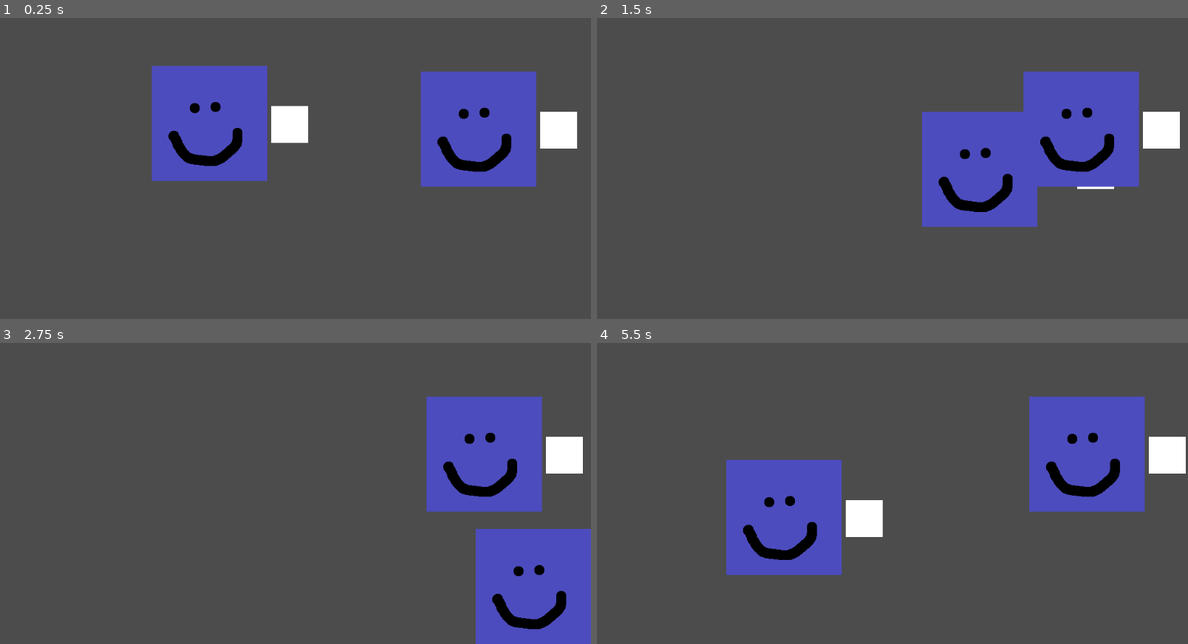
Above: before the commit, frames 1-4 (two rows, left to right).
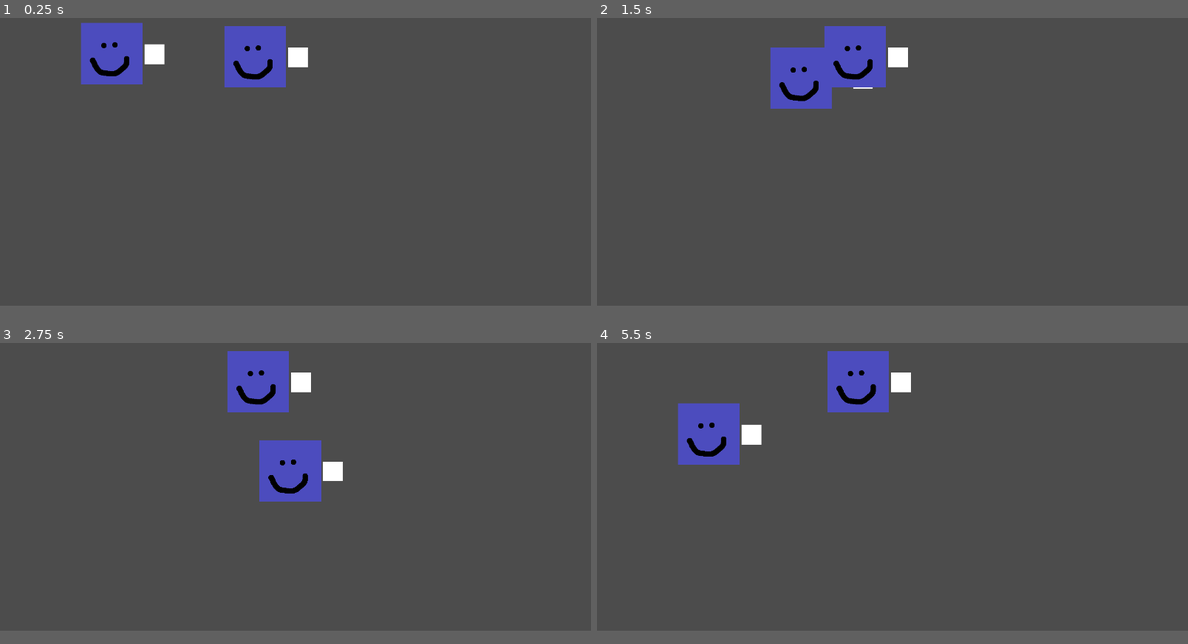
Above: after the commit, the same moments.

Repository: sadikuar/ringout
Game: Godot game, scene res://Ring.tscn
The game is run twice, just before and just after one commit, with the same random seed, the same clock (stepped at 60 frames per second) and the same inputs.
Inputs (mouse positions are in pixels of both pictures, inside the frame that each line leads up to):
- Up to frame 1 (0.25 s): no input
- Up to frame 2 (1.5 s): tap Enter at 0.5 s; move the mouse to (1022, 129) at 0.52 s; hold D (Move right) 0.53-1.28 s; click (1022, 129) at 0.6 s; move the mouse to (774, 162) at 1.27 s; hold S (Move down) from 1.28 s (still down); click (774, 162) at 1.35 s
- Up to frame 3 (2.75 s): move the mouse to (354, 394) at 2.02 s; release S (Move down) at 2.03 s; hold D (Move right) from 2.03 s (still down); click (354, 394) at 2.1 s
- Up to frame 4 (5.5 s): move the mouse to (862, 541) at 2.77 s; release D (Move right) at 2.78 s; hold W (Move up) 2.78-3.53 s; click (862, 541) at 2.85 s; move the mouse to (1069, 523) at 3.52 s; hold A (Move left) 3.53-5.03 s; click (1069, 523) at 3.6 s; move the mouse to (715, 418) at 4.27 s; click (715, 418) at 4.35 s; move the mouse to (922, 472) at 5.02 s; hold S (Move down) from 5.03 s (still down); click (922, 472) at 5.1 s
In our replay, the window is 800x468 before the commit and 800x450 after it. These sizes can differ from the game's own. Grey fills any space a smaller window leaves; there, only what the larger window draws over its background counts as a difference.

The runs differ from the first frame. In frame 1, 20% of the frame differs, in the area x 13-98%, y 1-57%; in frame 2, 20%; in frame 3, 20%; in frame 4, 21%, in the area x 13-100%, y 2-78%.

Commit message:
Adapt game zone to viewport
Modified project window size to 1920x1080.
Modified project strech settings to expand to viewport size.

Diff:
--- a/project.godot
+++ b/project.godot
@@ -13,6 +13,13 @@
 config/name="ringout"
 run/main_scene="res://Ring.tscn"
 config/icon="res://icon.png"
+
+[display]
+
+window/size/width=1920
+window/size/height=1080
+window/stretch/mode="viewport"
+window/stretch/aspect="expand"
 
 [gui]
 
